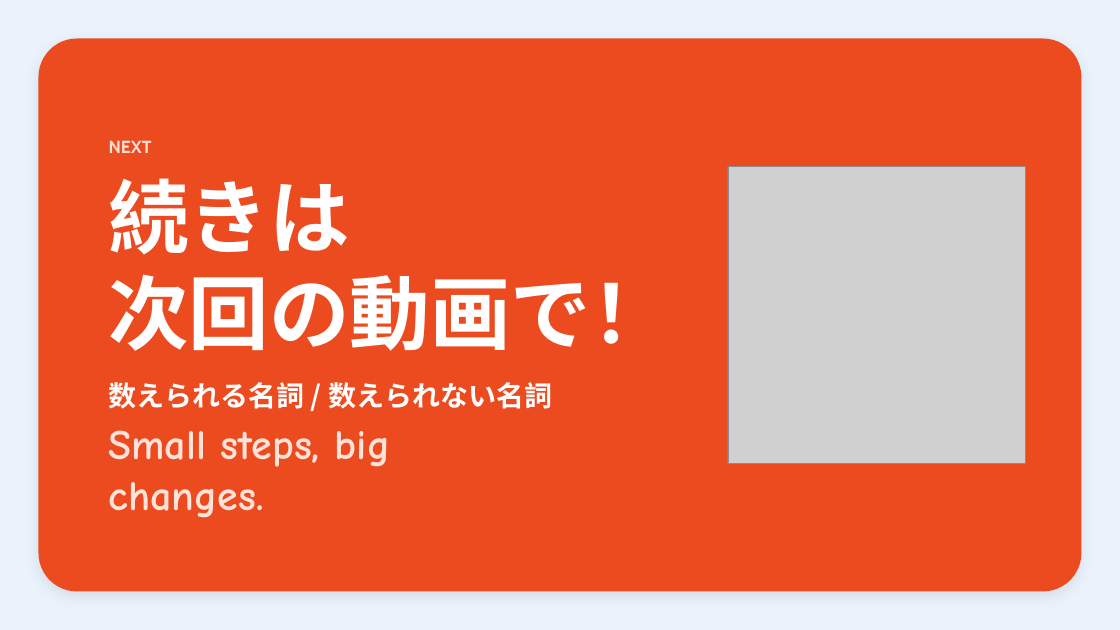
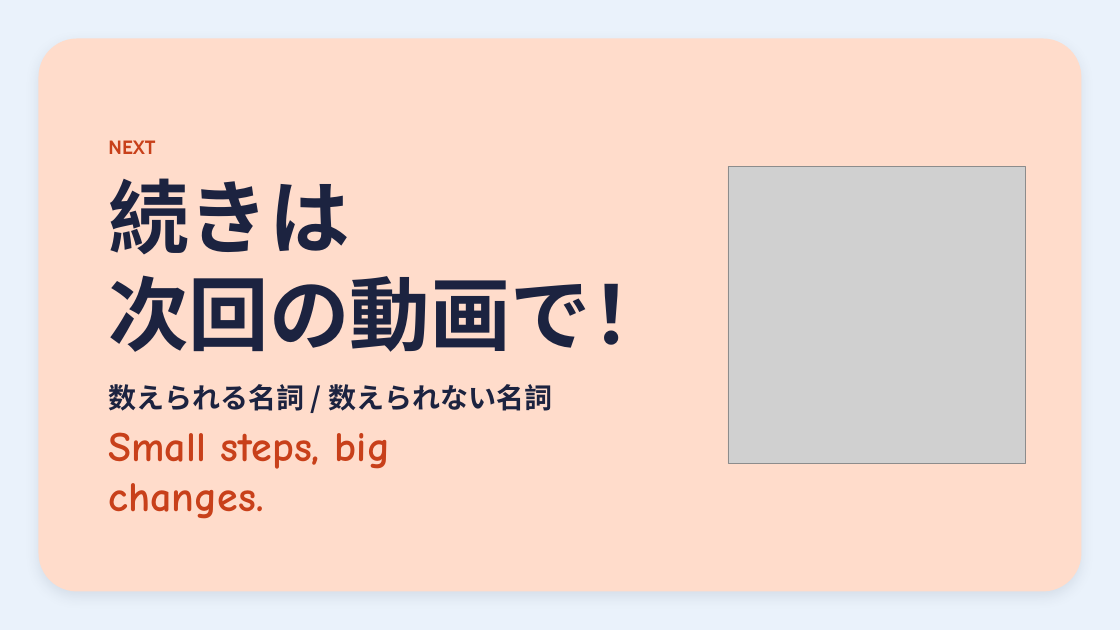
Before and after one commit to hinakajisaki-dev/hina-english, a slide deck: slide 19 of matome/a-the/a-the-slides.pptx (slide 20 before the commit). Drawn at 1120x630 pixels with LibreOffice and Linux fonts; fonts in the diff are those of the drawing; grey boxes stand for pictures. Boxes give left, top, right and bottom in pixels: in the first picture for what was removed or moved away, otherwise in the second. Text is boxed around its words. In the diff, an @@ line names an element or a change of style, - is before the commit and + after.

```diff
--- a/matome/a-the/a-the-slides.pptx
+++ b/matome/a-the/a-the-slides.pptx
@@ rounded rectangle at box(39, 39, 1082, 592): fill #EC4B20 to #FFDCCB @@
@@ text "NEXT" at box(108, 140, 155, 154): size 15 to 16.5 pt, text colour #FFE3D8 to #C8401A @@
@@ text colour #FFFFFF to #1C2340 in 3 elements at box(108, 178, 349, 254), box(108, 275, 671, 352), box(109, 384, 552, 411) @@
@@ text "Small steps, big changes." at box(109, 432, 390, 519): text colour #FFE3D8 to #C8401A @@
```
Also in this commit, not shown: 18 other slides changed, 1 slide removed, 9 other files.
